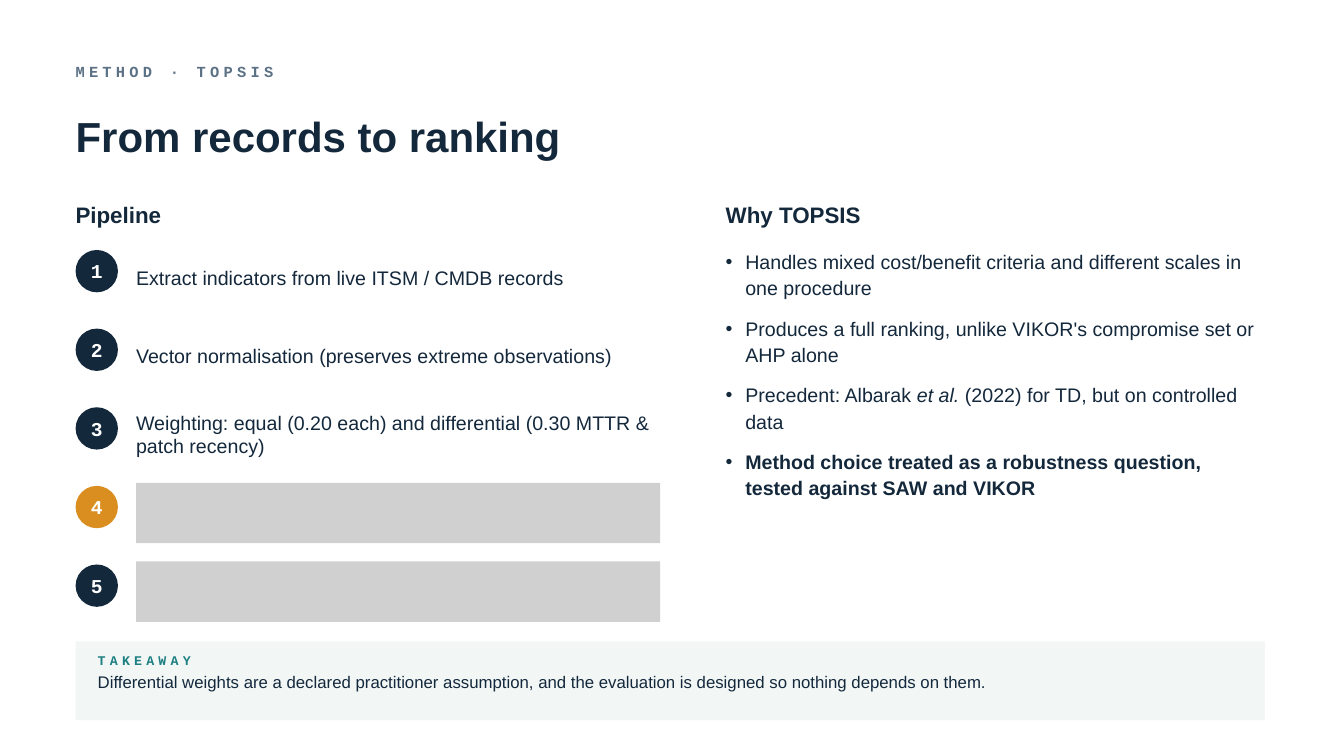
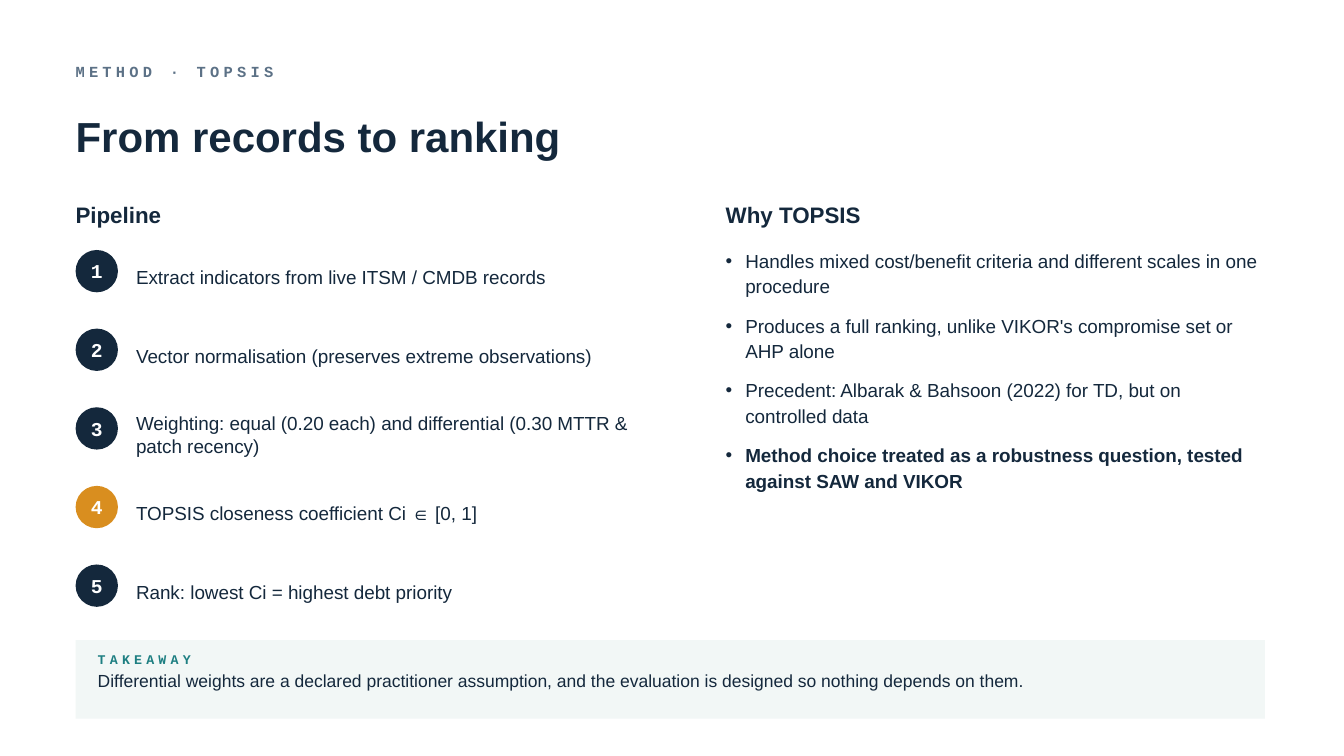
Before and after one commit to TobiZeier/MScProject, a slide deck: slide 5 of presentation/defense.pptx. Drawn at 1344x756 pixels with LibreOffice and Linux fonts; fonts in the diff are those of the drawing; grey boxes stand for pictures. Boxes give left, top, right and bottom in pixels: in the first picture for what was removed or moved away, otherwise in the second. Text is boxed around its words. In the diff, an @@ line names an element or a change of style, - is before the commit and + after.

Commit message:
revising issues with input data

```diff
--- a/presentation/defense.pptx
+++ b/presentation/defense.pptx
@@ text at (x1=745, y1=254, x2=1257, y2=492): size 14 to 13.5 pt in "Handles mixed cost/benefit criteria and different scales ...", "Produces a full ranking, unlike VIKOR's compromise ...", "Method choice treated as a robustness question, ..." @@
@@ text at (x1=745, y1=383, x2=1181, y2=423): text changed; size 14 to 13.5 pt @@
-• Precedent: Albarak et al. (2022) for TD, but on controlled data
+• Precedent: Albarak & Bahsoon (2022) for TD, but on controlled data
@@ size 14 to 13.5 pt in 3 elements at (x1=136, y1=270, x2=546, y2=284), (x1=136, y1=349, x2=592, y2=367), (x1=136, y1=416, x2=609, y2=457) @@
@@ picture removed at (x1=136, y1=483, x2=660, y2=543) @@
@@ text added at (x1=136, y1=506, x2=477, y2=524), 13.5 pt, text #14283C @@
+TOPSIS closeness coefficient Ci ∈ [0, 1]
@@ picture removed at (x1=136, y1=562, x2=660, y2=622) @@
@@ text added at (x1=136, y1=585, x2=452, y2=603), 13.5 pt, text #14283C @@
+Rank: lowest Ci = highest debt priority
@@ text "Differential weights are a declared ..." at (x1=98, y1=674, x2=1024, y2=691): size 12 to 12.5 pt @@
```
Also in this commit, not shown: 14 other slides changed, 21 other files.
